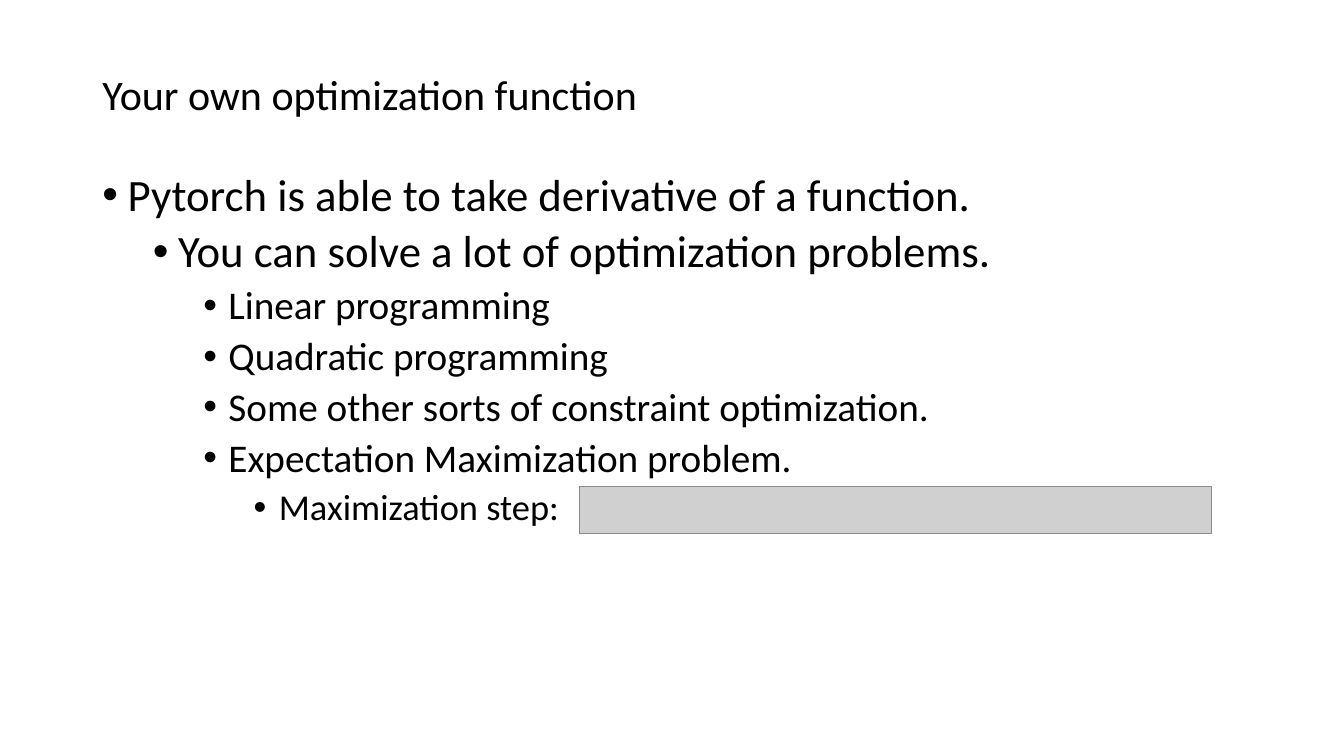
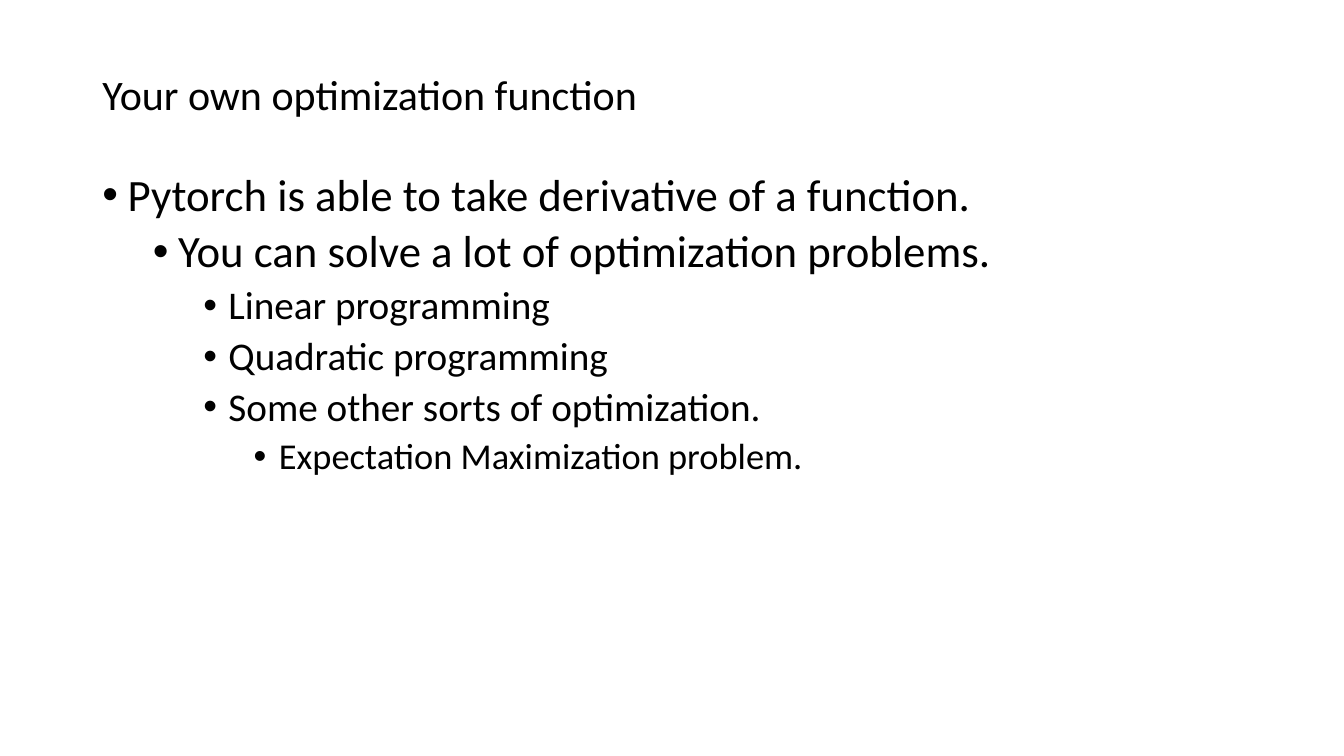
Before and after one commit to datduong/CS269_tutorial, a slide deck: slide 3 of CS269PresentationOwnOptimFunction.pptx. Drawn at 1344x756 pixels with LibreOffice and Linux fonts; fonts in the diff are those of the drawing; grey boxes stand for pictures. Boxes give left, top, right and bottom in pixels: in the first picture for what was removed or moved away, otherwise in the second. Text is boxed around its words. In the diff, an @@ line names an element or a change of style, - is before the commit and + after.

```diff
--- a/CS269PresentationOwnOptimFunction.pptx
+++ b/CS269PresentationOwnOptimFunction.pptx
@@ text at [228,393,760,428]: text changed @@
-    • Some other sorts of constraint optimization.
+    • Some other sorts of optimization.
@@ text at [279,443,802,475]: size 28 to 26 pt in "Expectation Maximization problem."; list level 3 to 4 in "Expectation Maximization problem." @@
@@ text at [279,495,559,526]: paragraph removed @@
-      • Maximization step:
@@ picture removed at [580,486,1212,533] @@
```
Also in this commit, not shown: 6 other slides changed, 3 slides added.
